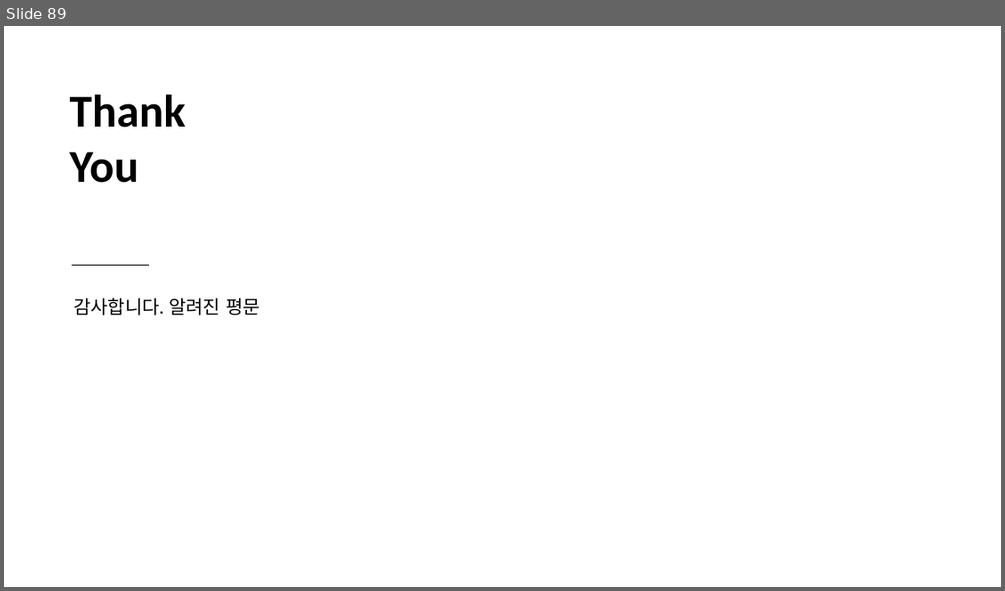
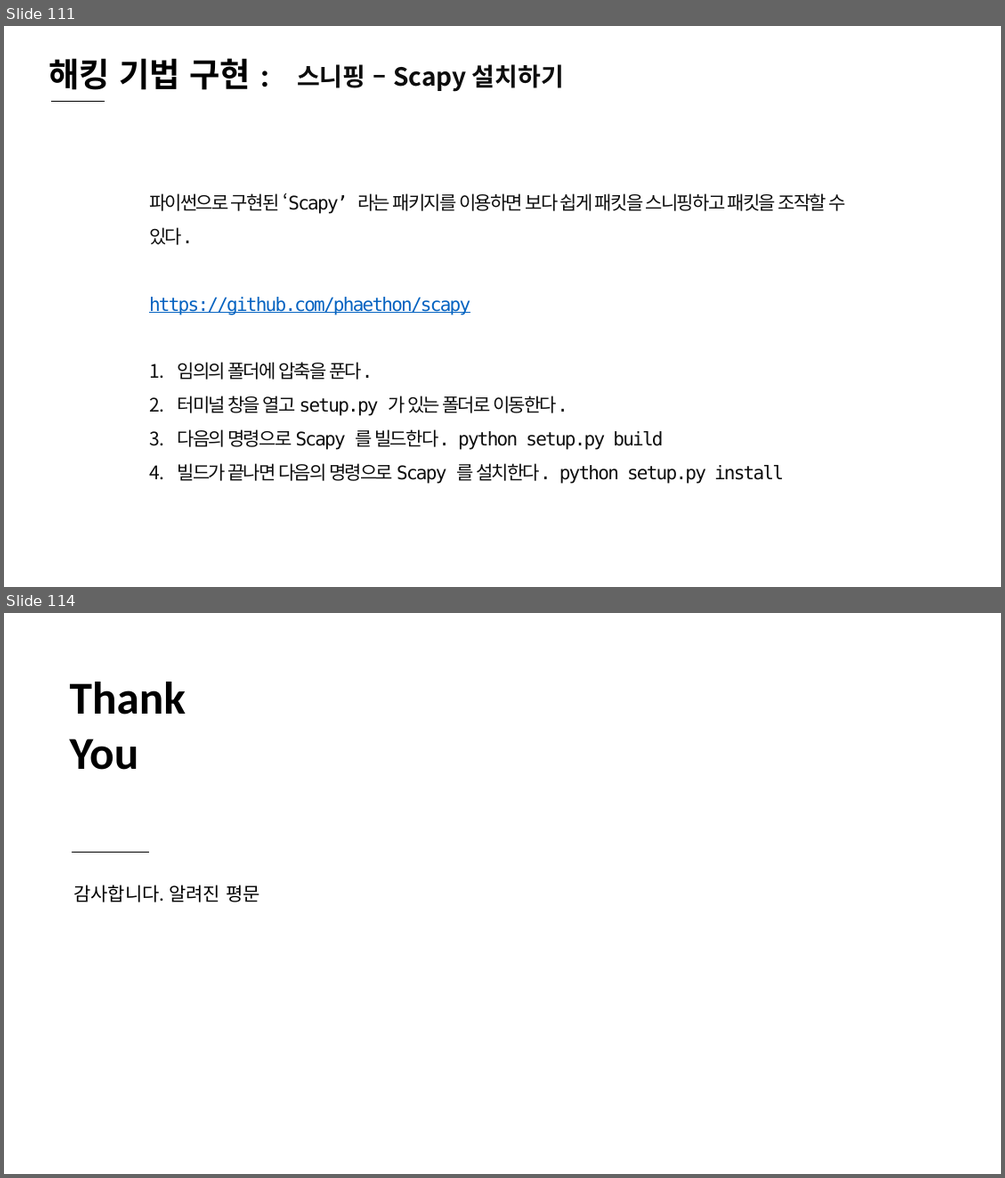
Before and after one commit to sky7th/White-Hat-Python, a slide deck: White Hat Python-1.pptx. Shown one above the other, each under a label of ours: slide 89 before the commit, slides 111 and 114 after it; the slides between them are not shown. The pictures are 1005x591 and 1005x1178 pixels, drawn with LibreOffice and Linux fonts; fonts in the diff are those of the drawing. Boxes give left, top, right and bottom in pixels: in the first picture for what was removed or moved away, otherwise in the second. Text is boxed around its words. In the diff, an @@ line names an element or a change of style, - is before the commit and + after.

```diff
--- a/White Hat Python-1.pptx
+++ b/White Hat Python-1.pptx
@@ slide 111 added at (x1=4, y1=26, x2=1001, y2=587), background #FFFFFF @@
@@ text added at (x1=48, y1=58, x2=251, y2=90), 32 pt, text #000000, bold @@
+해킹 기법 구현 :
@@ text added at (x1=297, y1=64, x2=564, y2=92), 24 pt, text #0D0D0D, bold @@
+스니핑 – Scapy 설치하기
@@ line added from (51, 102) to (105, 102), #000000 0.5 pt @@
@@ text added at (x1=149, y1=193, x2=845, y2=483), 18 pt, text #0D0D0D @@
+파이썬으로 구현된 ‘Scapy’ 라는 패키지를 이용하면 보다 쉽게 패킷을 스니핑하고 패킷을 조작할 수 있다.
+https://github.com/phaethon/scapy
+1. 임의의 폴더에 압축을 푼다.
+2. 터미널 창을 열고 setup.py 가 있는 폴더로 이동한다.
+3. 다음의 명령으로 Scapy 를 빌드한다. python setup.py build
+4. 빌드가 끝나면 다음의 명령으로 Scapy 를 설치한다. python setup.py install
@@ what was slide 89 is now slide 114 @@
```
Also in this commit, not shown: 3 slides changed, 24 other slides added, 10 other files.
